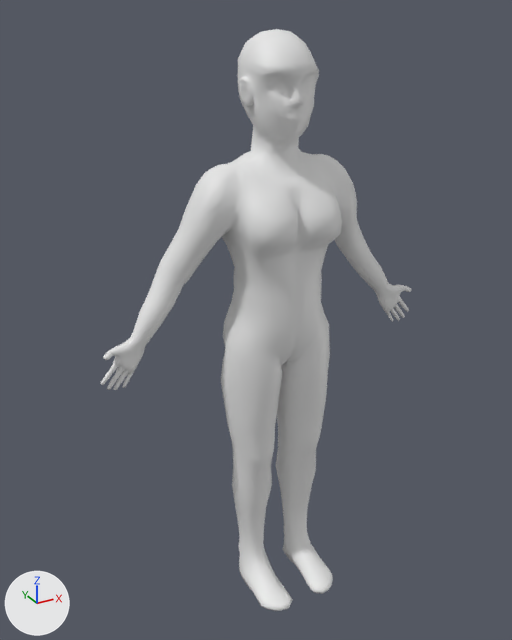
One commit to the glTF model assets/models/person.glb: the scene before it, then after it.
Before and after are seen from a 50 mm camera at (-9.29, -15.78, 1.53) aimed at (-0.54, 0.13, -6.43). The lights are fixed; the arrows at lower left show +X, +Y and +Z.

The first picture shows 'Roundcube'.
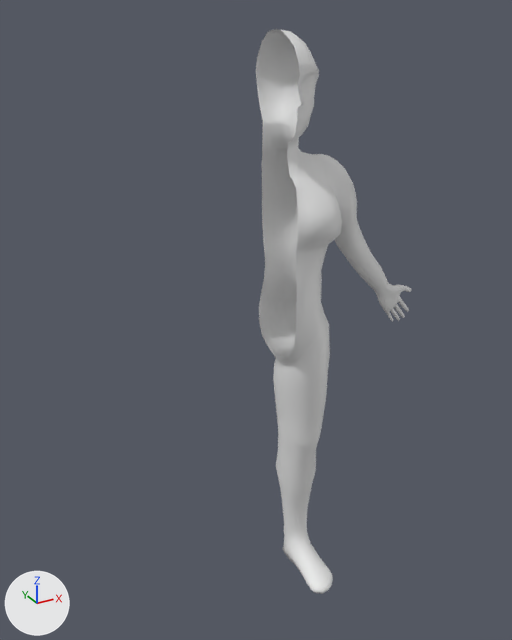
Boxes (x1, y1, x2, y2) around the edits, measured in the pictures (512 x 640 px):
'Roundcube', reshaped (50% narrower)
    before: (100, 29, 411, 611)
    after: (256, 29, 411, 594)
part 1 of me_roundcube, deleted
    before: (100, 29, 301, 611)

What changed in the scene script:
```text
Change me_roundcube:
    used by ob_roundcube; location = (0.0, 0.0, 0.0)
    remove me_roundcube.from_pydata(...)  # 2606 vertices, 5209 faces; spans x -5.1..5.1, y -2.1..1.2, z -15.1..1.1
    add me_roundcube.from_pydata(...)  # 1339 vertices, 2605 faces; spans x 0.0..5.1, y -2.1..1.2, z -15.1..1.1
    me_roundcube part 1: 1267 vertices removed from x -5.1..0.0, y -2.1..1.2, z -15.1..1.0
```
